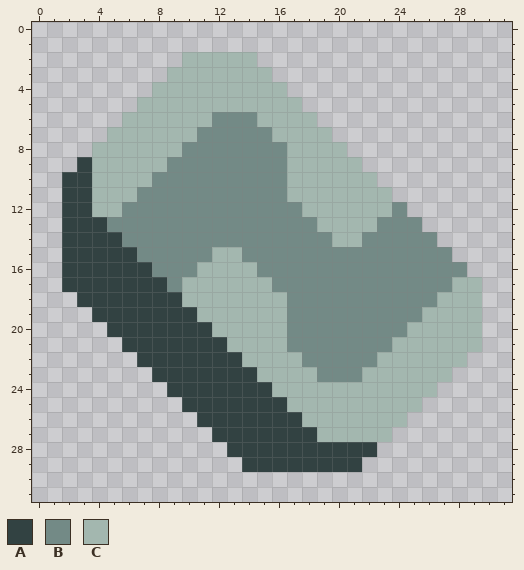
Two versions of one pixel-art sprite, assets/sprites/item/molybdenum.png. The picture above is the old version.
The file is 32x32 pixels.
Palette (. is transparent): A #324242  B #738a86  C #a3b7af
Pixels before, first column x 2:
 2 ........CCCCC...............
 3 .......CCCCCCC..............
 4 ......CCCCCCCCC.............
 5 .....CCCCCCCCCCC............
 6 ....CCCCCCBBBCCCC...........
 7 ...CCCCCCBBBBBCCCC..........
 8 ..CCCCCCBBBBBBBCCCC.........
 9 .ACCCCCBBBBBBBBCCCCC........
10 AACCCCBBBBBBBBBCCCCCC.......
11 AACCCBBBBBBBBBBCCCCCCC......
12 AACCBBBBBBBBBBBBCCCCCCB.....
13 AAABBBBBBBBBBBBBBCCCCBBB....
14 AAAABBBBBBBBBBBBBBCCBBBBB...
15 AAAAABBBBBCCBBBBBBBBBBBBBB..
16 AAAAAABBBCCCCBBBBBBBBBBBBBB.
17 AAAAAAABCCCCCCBBBBBBBBBBBBCC
18 .AAAAAAACCCCCCCBBBBBBBBBBCCC
19 ..AAAAAAACCCCCCBBBBBBBBBCCCC
20 ...AAAAAAACCCCCBBBBBBBBCCCCC
21 ....AAAAAAACCCCBBBBBBBCCCCCC
22 .....AAAAAAACCCCBBBBBCCCCCC.
23 ......AAAAAAACCCCBBBCCCCCC..
24 .......AAAAAAACCCCCCCCCCC...
25 ........AAAAAAACCCCCCCCC....
26 .........AAAAAAACCCCCCC.....
27 ..........AAAAAAACCCCC......
28 ...........AAAAAAAAAA.......
29 ............AAAAAAAA........
New version:
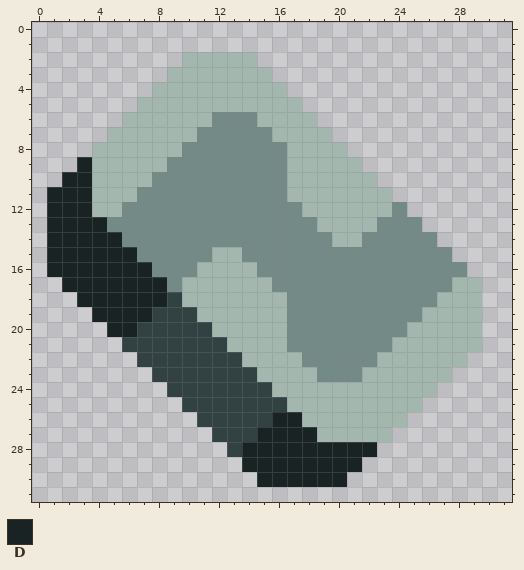
Colours new in this view: D #192324
Change:
Changed rows in their new state; - is an unchanged pixel.
first column x 1:
 9 --D-----
10 -DD-----
11 DDD-----
12 DDD-----
13 DDDD----
14 DDDDD---
15 DDDDDD--
16 DDDDDDD-
17 -DDDDDDD
18 --DDDDDD
19 ---DDDD-
20 ----DD--
first column x 14:
26 --DD-----
27 -DDDD----
28 DDDDDDDDD
29 DDDDDDDD-
30 -DDDDDD--
